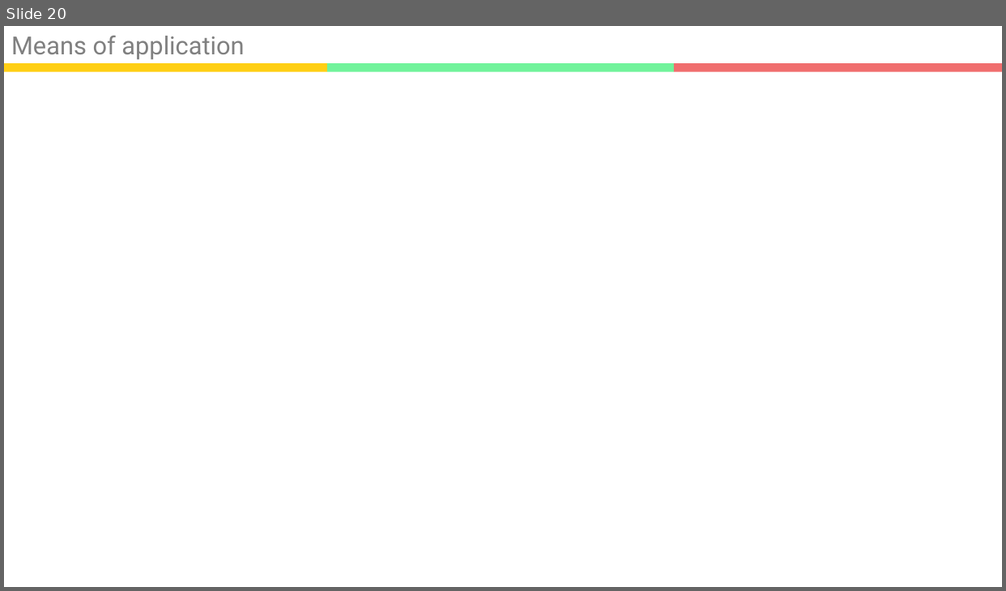
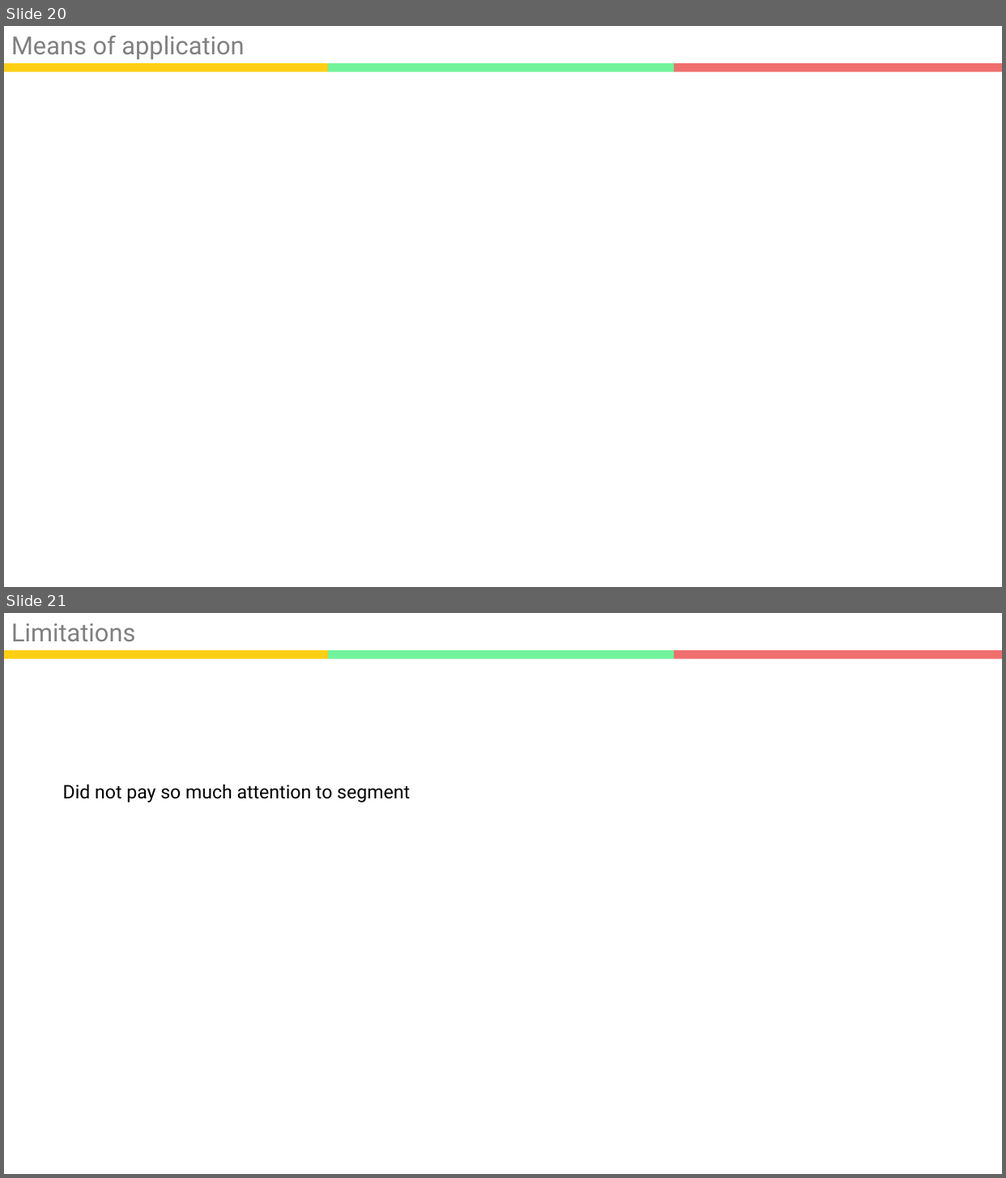
Before and after one commit to kookoowaa/Projects, a slide deck: WB project/Analysis Report.pptx. Shown one above the other, each under a label of ours: slide 20 before the commit, slides 20 and 21 after it. The pictures are 1006x591 and 1006x1178 pixels, drawn with LibreOffice and Linux fonts; fonts in the diff are those of the drawing. Boxes give left, top, right and bottom in pixels: in the first picture for what was removed or moved away, otherwise in the second. Text is boxed around its words. In the diff, an @@ line names an element or a change of style, - is before the commit and + after.

```diff
--- a/WB project/Analysis Report.pptx
+++ b/WB project/Analysis Report.pptx
@@ slide 21 added at [4, 613, 1002, 1174], background #FFFFFF; not listed: 3 template elements that a slide beside it also shows @@
@@ text added at [11, 624, 135, 641], 24 pt, text #808080 @@
+Limitations
@@ text added at [63, 784, 410, 803], 18 pt, text #000000 @@
+Did not pay so much attention to segment
```
Also in this commit, not shown: 5 slides changed, 1 other slide added, 1 slide removed, 5 other files.
